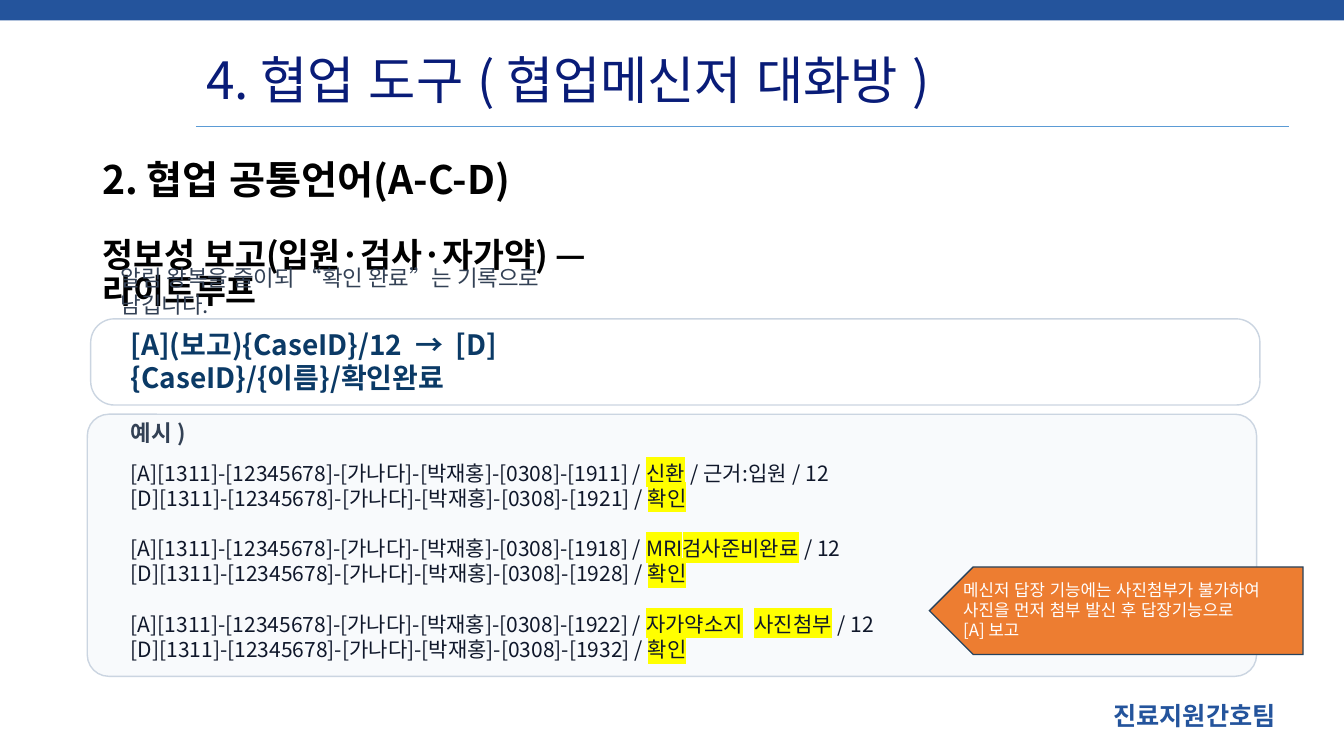
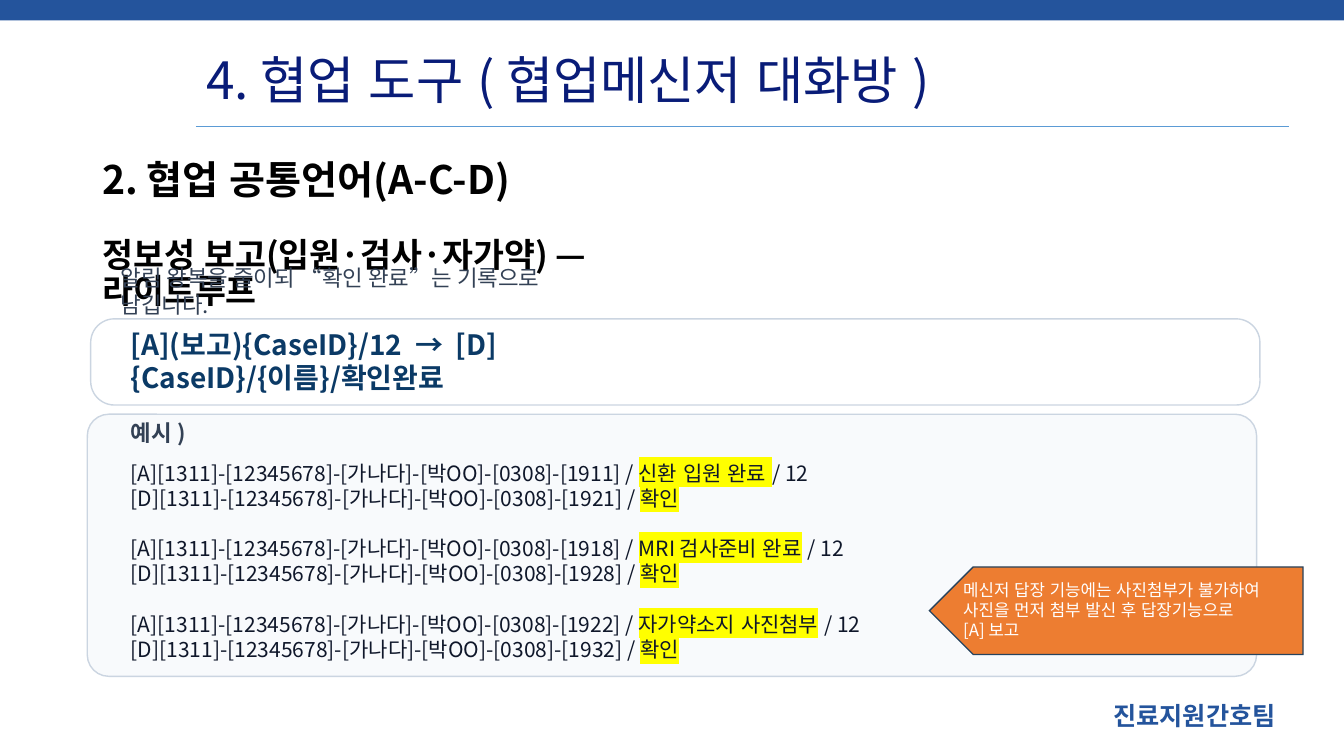
Before and after one commit to SCHCAQI/2026-QI, a slide deck: slide 10 of documents/3.7 병동 간담회 진료지원간호팀 2026 QI.pptx. Drawn at 1344x756 pixels with LibreOffice and Linux fonts; fonts in the diff are those of the drawing; background and template pictures are left out. Boxes give left, top, right and bottom in pixels: in the first picture for what was removed or moved away, otherwise in the second. Text is boxed around its words. In the diff, an @@ line names an element or a change of style, - is before the commit and + after.

```diff
--- a/documents/3.7 병동 간담회 진료지원간호팀 2026 QI.pptx
+++ b/documents/3.7 병동 간담회 진료지원간호팀 2026 QI.pptx
@@ text at bbox=[131, 463, 860, 661]: text changed @@
-[A][1311]-[12345678]-[가나다]-[박재홍]-[0308]-[1911] / 신환 / 근거:입원 / 12
-[D][1311]-[12345678]-[가나다]-[박재홍]-[0308]-[1921] / 확인
-[A][1311]-[12345678]-[가나다]-[박재홍]-[0308]-[1918] / MRI검사준비완료 / 12
-[D][1311]-[12345678]-[가나다]-[박재홍]-[0308]-[1928] / 확인
-[A][1311]-[12345678]-[가나다]-[박재홍]-[0308]-[1922] / 자가약소지 사진첨부 / 12
-[D][1311]-[12345678]-[가나다]-[박재홍]-[0308]-[1932] / 확인
+[A][1311]-[12345678]-[가나다]-[박OO]-[0308]-[1911] / 신환 입원 완료 / 12
+[D][1311]-[12345678]-[가나다]-[박OO]-[0308]-[1921] / 확인
+[A][1311]-[12345678]-[가나다]-[박OO]-[0308]-[1918] / MRI 검사준비 완료 / 12
+[D][1311]-[12345678]-[가나다]-[박OO]-[0308]-[1928] / 확인
+[A][1311]-[12345678]-[가나다]-[박OO]-[0308]-[1922] / 자가약소지 사진첨부 / 12
+[D][1311]-[12345678]-[가나다]-[박OO]-[0308]-[1932] / 확인
```
Also in this commit, not shown: 5 other slides changed, 2 other files.
